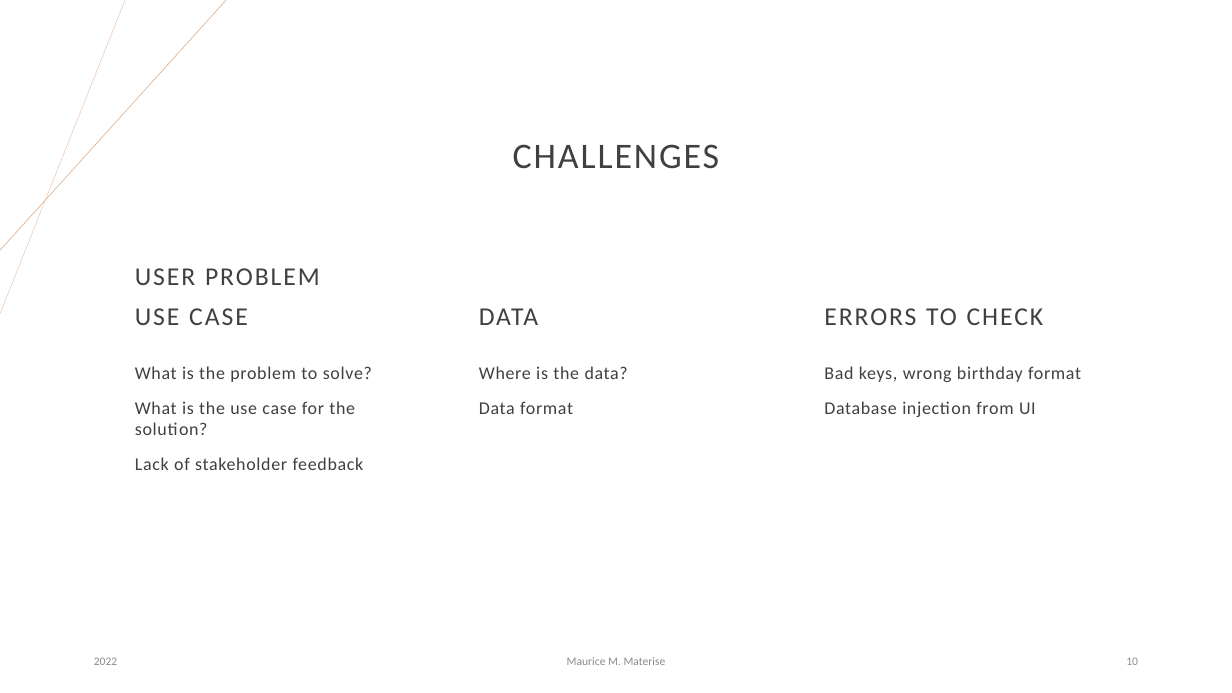
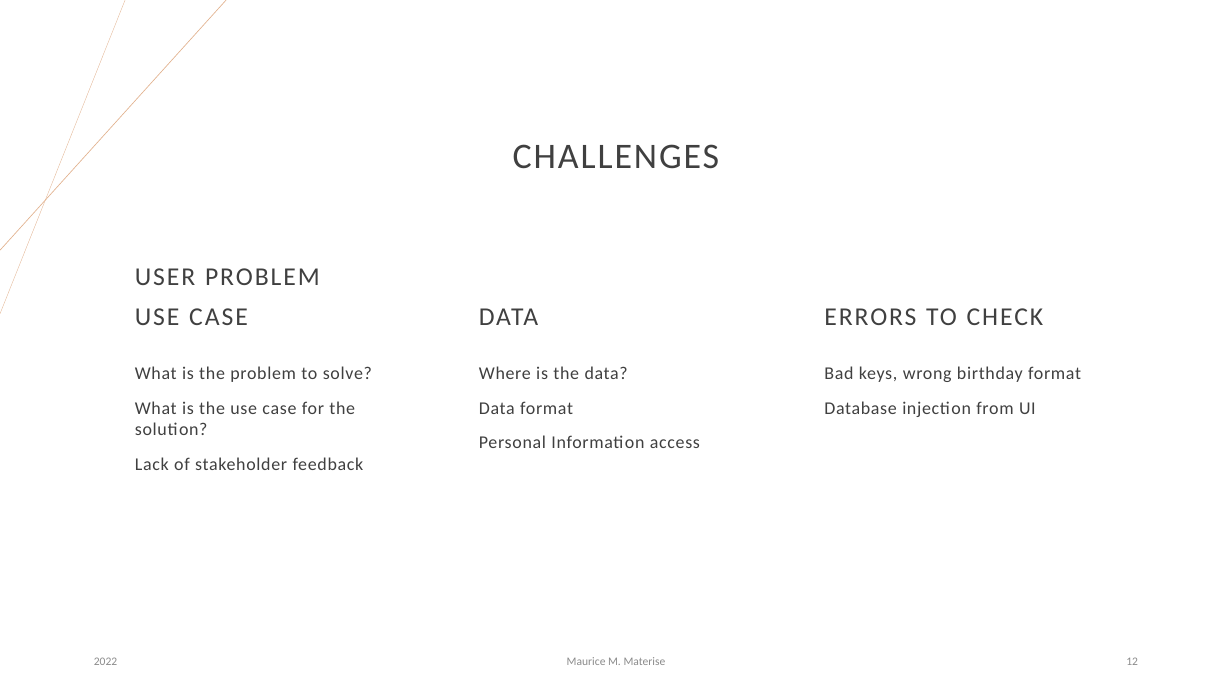
Before and after one commit to materimm/SAS, a slide deck: slide 12 of SAS Interview Presentation.pptx (slide 10 before the commit). Drawn at 1232x693 pixels with LibreOffice and Linux fonts; fonts in the diff are those of the drawing. Boxes give left, top, right and bottom in pixels: in the first picture for what was removed or moved away, otherwise in the second. Text is boxed around its words. In the diff, an @@ line names an element or a change of style, - is before the commit and + after.

```diff
--- a/SAS Interview Presentation.pptx
+++ b/SAS Interview Presentation.pptx
@@ text at (479, 435, 700, 448): paragraph added @@
+Personal Information access
@@ page number at (1126, 657, 1138, 665): text changed @@
-10
+12
```
Also in this commit, not shown: 7 other slides changed, 2 slides added, 2 other files.
